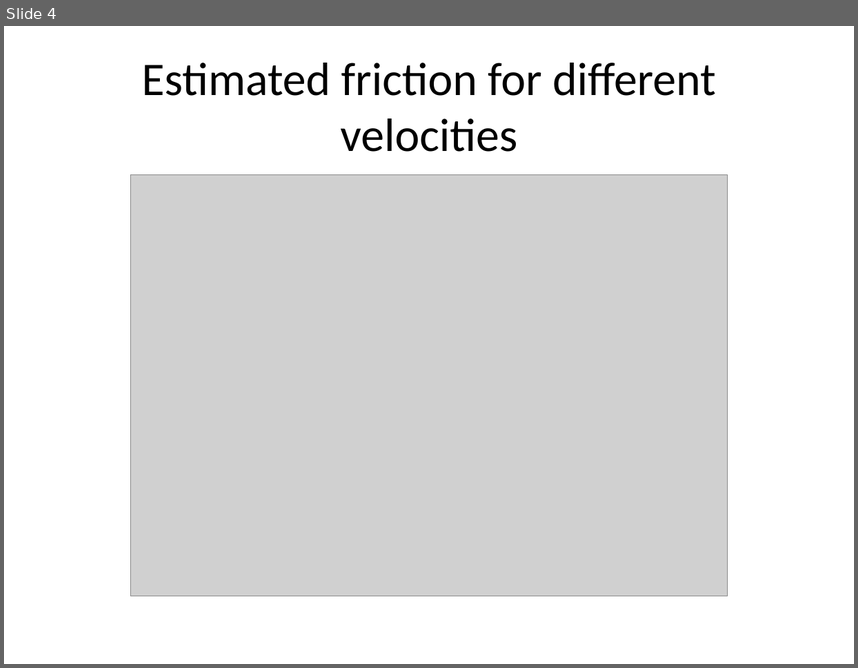
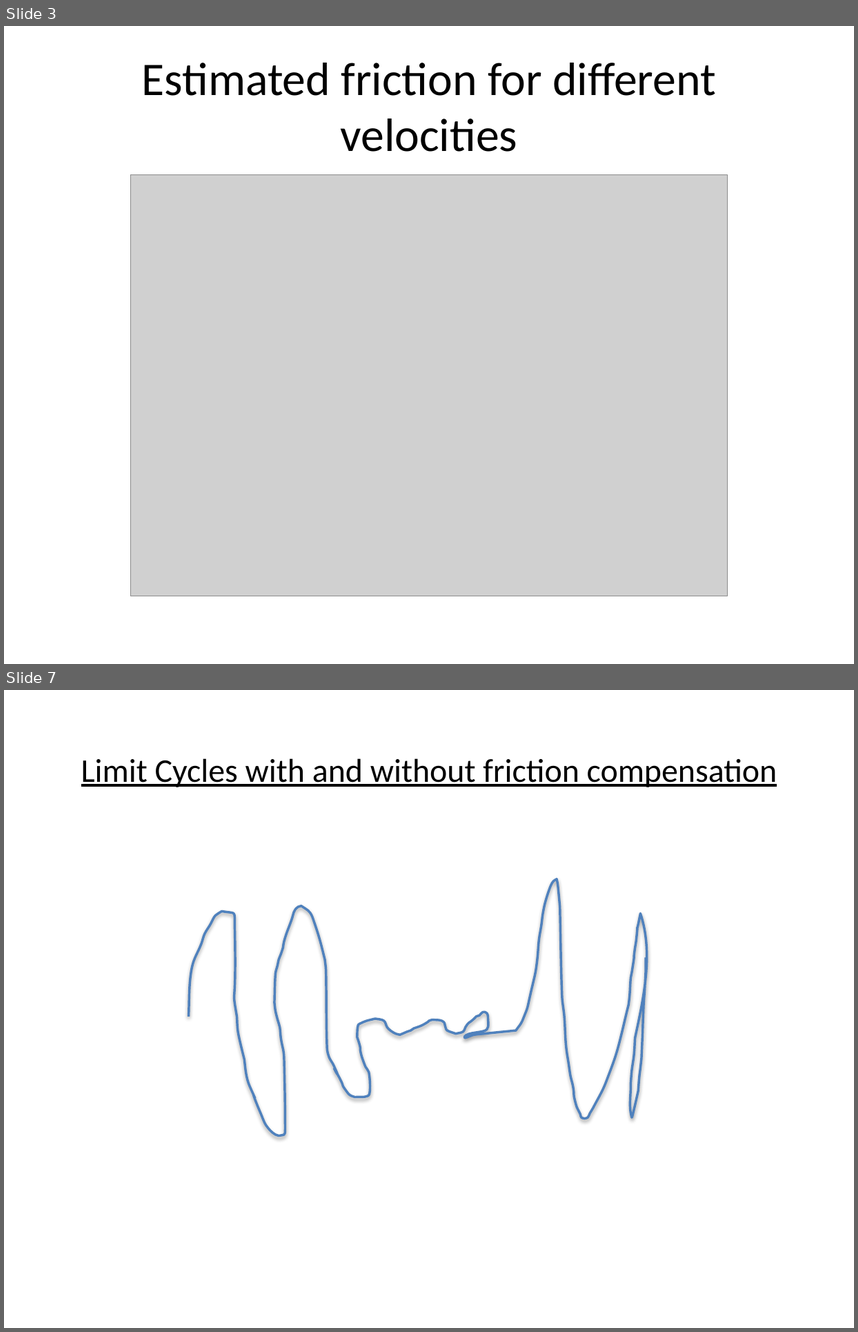
Before and after one commit to adamjalkemo/AdaptiveFrictionCompensation, a slide deck: documents/predPres.pptx. Shown one above the other, each under a label of ours: slide 4 before the commit, slides 3 and 7 after it; the slides between them are not shown. The pictures are 858x668 and 858x1332 pixels, drawn with LibreOffice and Linux fonts; fonts in the diff are those of the drawing; grey boxes stand for pictures. Boxes give left, top, right and bottom in pixels: in the first picture for what was removed or moved away, otherwise in the second. Text is boxed around its words. In the diff, an @@ line names an element or a change of style, - is before the commit and + after.

```diff
--- a/documents/predPres.pptx
+++ b/documents/predPres.pptx
@@ slide 7 added at (4,690,854,1328), background #FFFFFF @@
@@ title added at (81,758,777,787), 28 pt, text #000000, underline @@
+Limit Cycles with and without friction compensation
@@ freeform shape added at (188,879,646,1136), outline #4F81BD 2 pt @@
@@ what was slide 4 is now slide 3 @@
```
Also in this commit, not shown: 8 other slides added, 1 slide removed.
